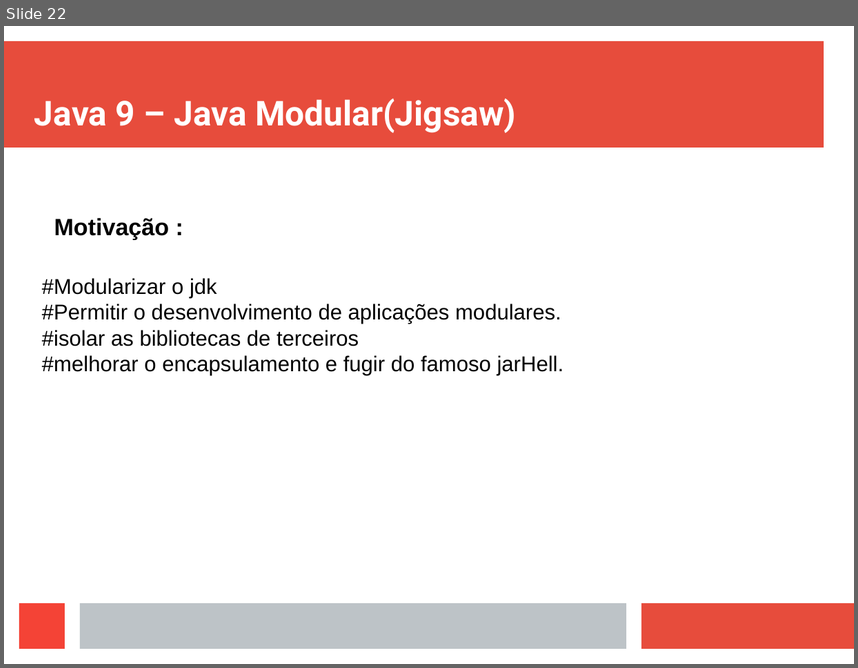
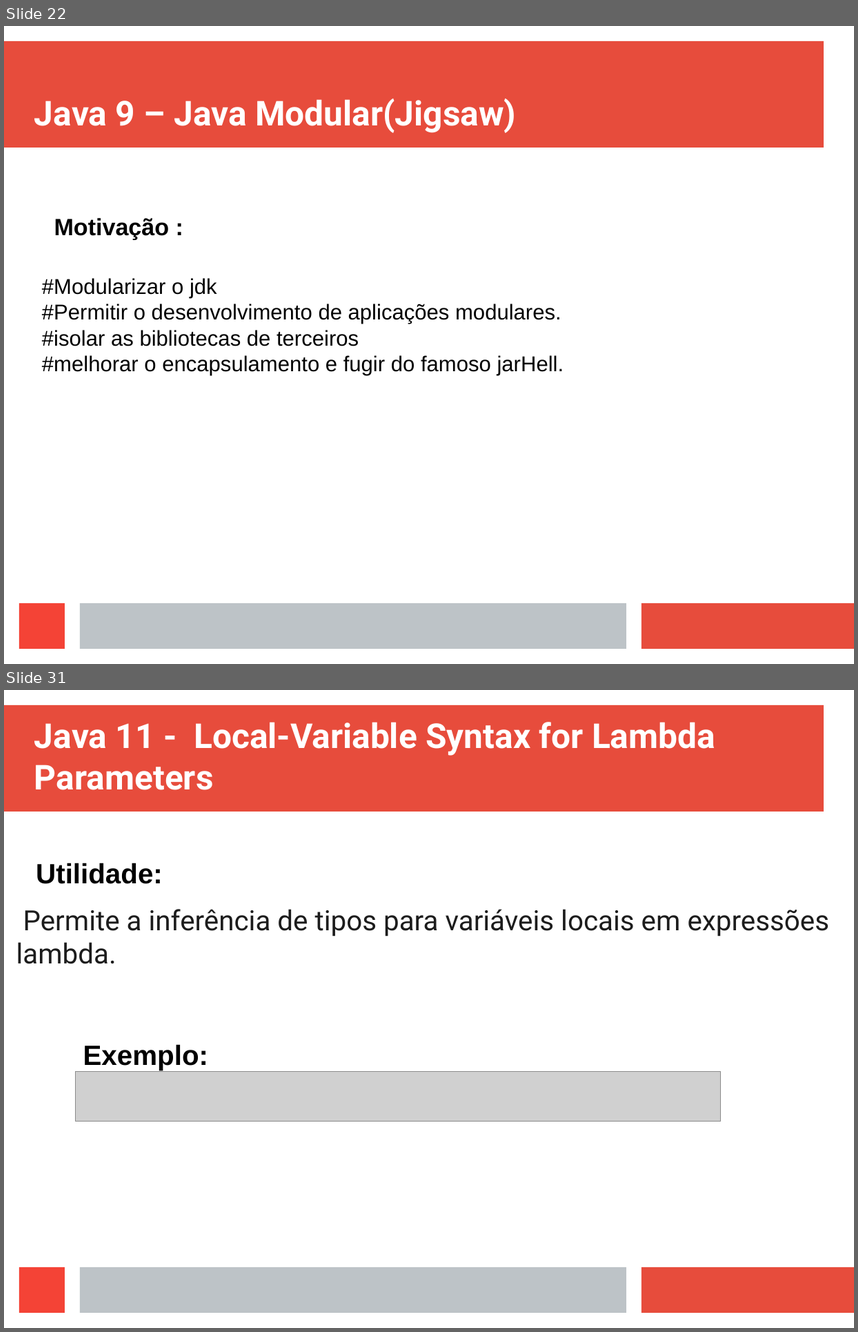
Before and after one commit to viniciusFortti/test, a slide deck: Apresentação/ApresentaçãoTerceiraSemana.odp. Shown one above the other, each under a label of ours: slide 22 before the commit, slides 22 and 31 after it; the slides between them are not shown. The pictures are 858x668 and 858x1332 pixels, drawn with LibreOffice and Linux fonts; fonts in the diff are those of the drawing; grey boxes stand for pictures. Boxes give left, top, right and bottom in pixels: in the first picture for what was removed or moved away, otherwise in the second. Text is boxed around its words. In the diff, an @@ line names an element or a change of style, - is before the commit and + after.

```diff
--- a/Apresentação/ApresentaçãoTerceiraSemana.odp
+++ b/Apresentação/ApresentaçãoTerceiraSemana.odp
@@ slide 31 added at box(4, 690, 854, 1328), background #FFFFFF; not listed: 4 template elements that a slide beside it also shows @@
@@ title added at box(34, 722, 715, 790), 32 pt, text #FFFFFF, bold @@
+Java 11 - Local-Variable Syntax for Lambda Parameters
@@ text added at box(36, 862, 163, 884), 26 pt, text #000000, bold @@
+Utilidade:
@@ text added at box(16, 909, 830, 964), 26 pt, text #1C1C1C @@
+Permite a inferência de tipos para variáveis locais em expressões lambda.
@@ text added at box(83, 1044, 209, 1070), 26 pt, text #000000, bold @@
+Exemplo:
@@ picture added at box(76, 1072, 721, 1122) @@
```
Also in this commit, not shown: 11 other slides added, 3 other files.
